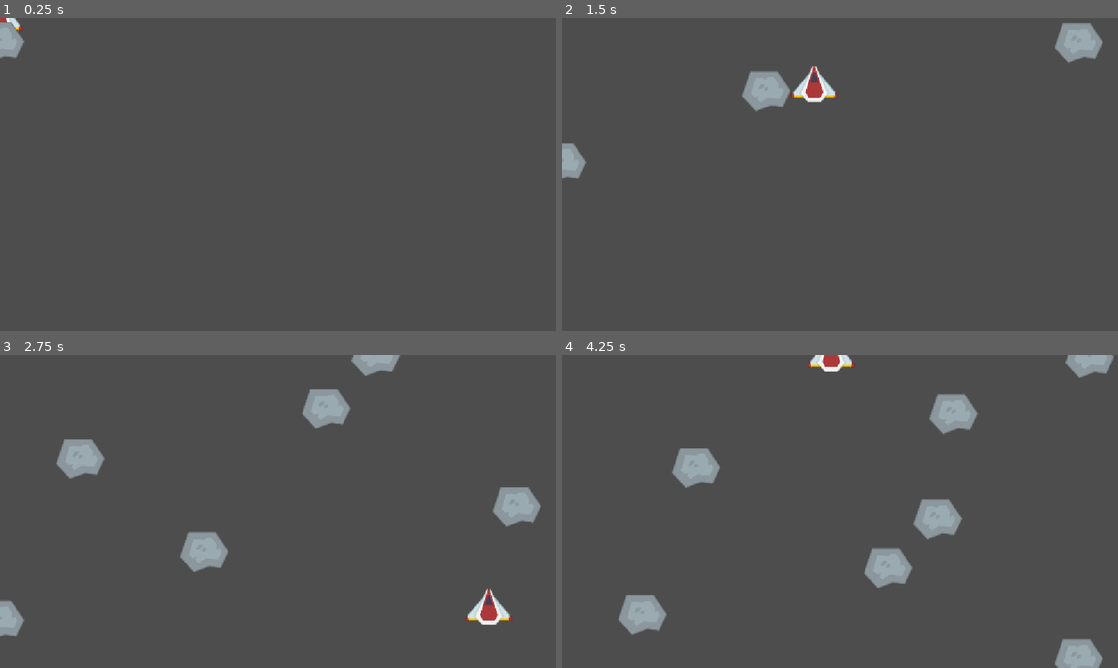
Above: before the commit, frames 1-4 (two rows, left to right).
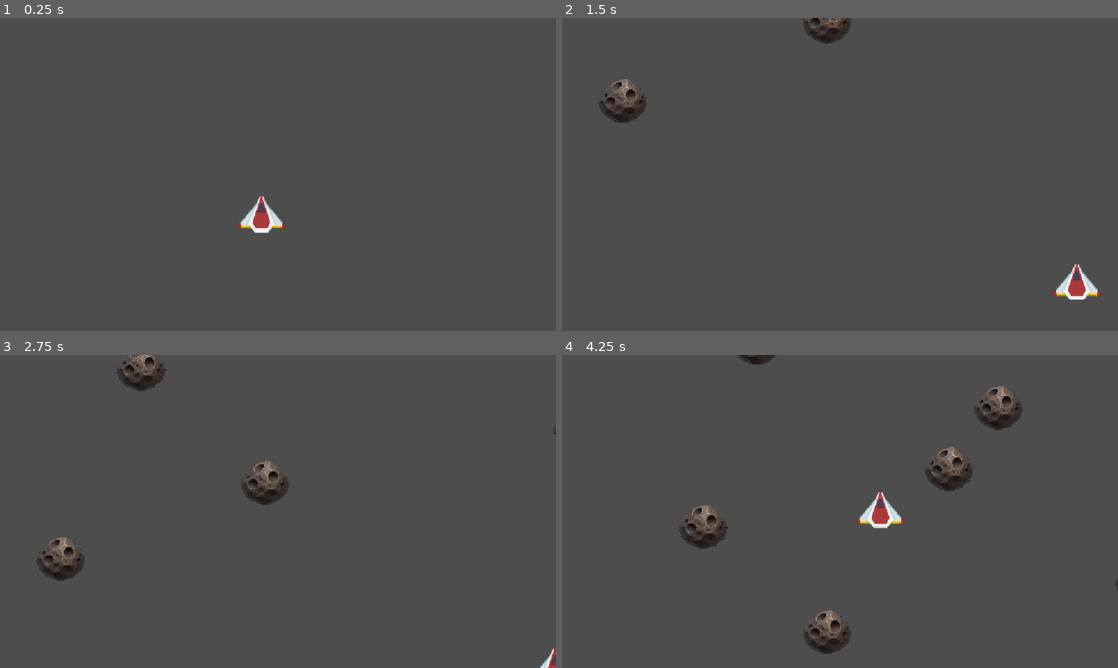
Above: after the commit, the same moments.

Repository: pranjal-irl/astro-dash
Game: Godot game, scene res://main.tscn
Two runs of this game, one before a commit and one after it. Both use one fixed random seed, a clock stepped at 60 frames per second and the inputs below.
Inputs (mouse positions are in pixels of both pictures, inside the frame that each line leads up to):
- Up to frame 1 (0.25 s): no input
- Up to frame 2 (1.5 s): tap Enter at 0.5 s; move the mouse to (962, 158) at 0.52 s; hold Right (ui_right) 0.53-1.28 s; tap Alt at 0.6 s; click (962, 158) at 0.67 s; move the mouse to (728, 190) at 1.27 s; hold Down (ui_down) from 1.28 s (still down); tap Shift at 1.35 s
- Up to frame 3 (2.75 s): move the mouse to (333, 442) at 2.02 s; release Down (ui_down) at 2.03 s; hold Right (ui_right) from 2.03 s (still down); tap Alt at 2.1 s
- Up to frame 4 (4.25 s): move the mouse to (812, 574) at 2.77 s; release Right (ui_right) at 2.78 s; hold Up (ui_up) 2.78-3.53 s; tap Shift at 2.85 s; click (812, 574) at 2.92 s; move the mouse to (1006, 558) at 3.52 s; hold Left (ui_left) from 3.53 s (still down); tap Alt at 3.6 s

The runs differ from the first frame. In frame 1, 1.0% of the frame differs, in the area x 0-52%, y 0-69%; in frame 2, 4.1%; in frame 3, 6.4%; in frame 4, 8.7%, in the area x 10-100%, y 0-100%.

Commit message:
restricted player movement area and added realistic asteroid

Diff:
--- a/asteroid.tscn
+++ b/asteroid.tscn
@@ -1,17 +1,19 @@
 [gd_scene format=3 uid="uid://dhjmfrnlbpsnq"]
 
-[ext_resource type="Texture2D" uid="uid://dcqqijmnxfvkj" path="res://assets/meteorGrey_big1.png" id="1_n51xl"]
 [ext_resource type="Script" uid="uid://oukju7u2euux" path="res://asteroid.gd" id="1_p0ukn"]
+[ext_resource type="Texture2D" uid="uid://dt7dvxskqmprs" path="res://assets/asteroid-Photoroom.png" id="2_p0ukn"]
 
 [node name="Asteroid" type="Area2D" unique_id=268421814]
 script = ExtResource("1_p0ukn")
 
 [node name="Sprite2D" type="Sprite2D" parent="." unique_id=1317683333]
-texture = ExtResource("1_n51xl")
+position = Vector2(125.87501, -128.9375)
+scale = Vector2(0.16610056, 0.16015625)
+texture = ExtResource("2_p0ukn")
 
-[node name="CollisionPolygon2D" type="CollisionPolygon2D" parent="." unique_id=1354875329]
-position = Vector2(-1.5579225, 2.15909)
-scale = Vector2(1.0289634, 1.0795456)
-polygon = PackedVector2Array(29, 25, 5, 19, -19, 31, -39, 9, -27, -35, 21, -35, 43, 0)
+[node name="CollisionPolygon2D" type="CollisionPolygon2D" parent="." unique_id=1619512925]
+position = Vector2(195.60036, -13.163573)
+scale = Vector2(4.7494063, 5.679266)
+polygon = PackedVector2Array(-7.4229145, -15.918562, -5.0638638, -20.19098, -6.4399776, -22.984484, -9.1922, -25.777988, -13.320534, -27.749876, -18.824982, -26.270962, -22.75673, -22.655838, -24.329428, -19.862333, -22.513136, -16.455404, -20.004505, -14.439645, -16.072758, -13.289381, -10.961487, -13.78235)
 
 [connection signal="body_entered" from="." to="." method="_on_body_entered"]
--- a/main.tscn
+++ b/main.tscn
@@ -9,10 +9,10 @@
 asteroid_scene = ExtResource("2_h2yge")
 
 [node name="Player" parent="." unique_id=657594041 instance=ExtResource("1_0xm2m")]
-speed = 700
+position = Vector2(544, 410)
 
 [node name="Timer" type="Timer" parent="." unique_id=145768894]
-wait_time = 0.5
+wait_time = 0.6
 autostart = true
 
 [connection signal="timeout" from="Timer" to="." method="_on_timer_timeout"]
--- a/player.gd
+++ b/player.gd
@@ -6,3 +6,6 @@
 	var direction = Input.get_vector("ui_left","ui_right","ui_up","ui_down")
 	velocity = direction * speed
 	move_and_slide()
+
+	position.x = clamp(position.x, 0, 1152)
+	position.y = clamp(position.y, 324, 648)
--- a/player.tscn
+++ b/player.tscn
@@ -5,7 +5,6 @@
 
 [node name="Player" type="CharacterBody2D" unique_id=657594041]
 script = ExtResource("1_onrkg")
-speed = 400
 
 [node name="Sprite2D" type="Sprite2D" parent="." unique_id=315579004]
 position = Vector2(-2, -3)
Binary file added: assets/asteroid-Photoroom.png
Not shown, added: assets/asteroid-Photoroom.png.import
